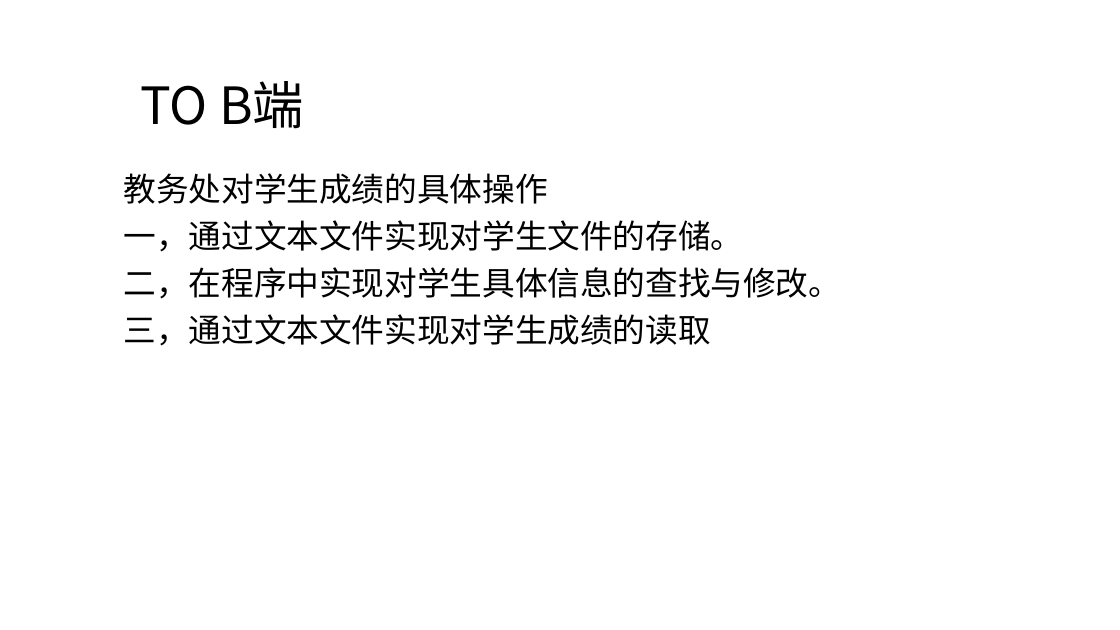
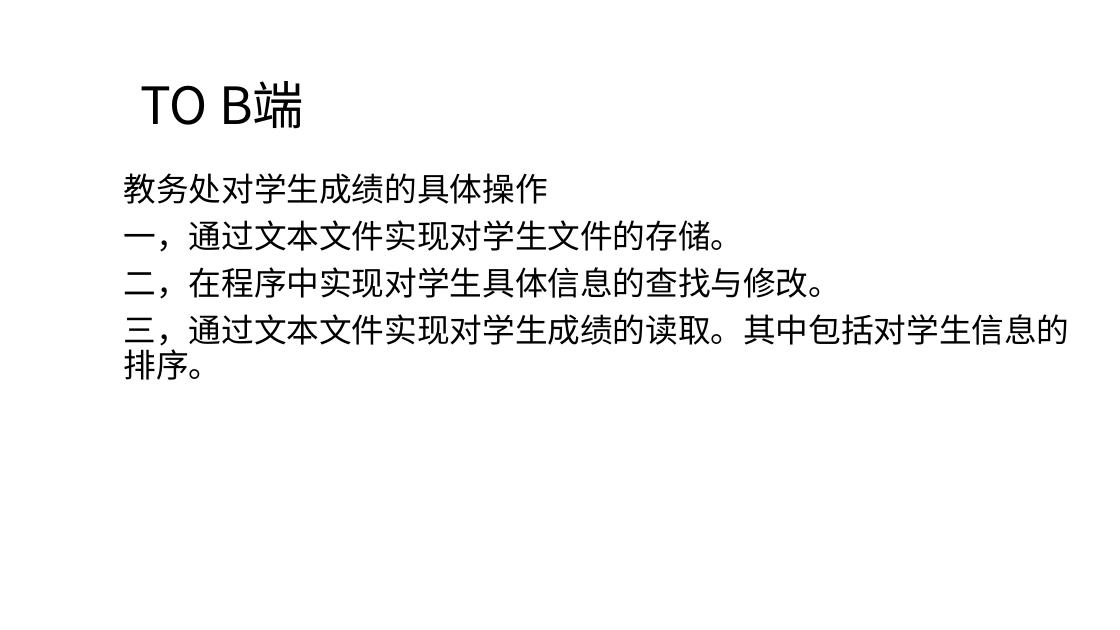
Before and after one commit to moriartyscat/--git, a slide deck: slide 5 of C语言期末作业.pptx (slide 4 before the commit). Drawn at 1120x630 pixels with LibreOffice and Linux fonts; fonts in the diff are those of the drawing; background and template pictures are left out. Boxes give left, top, right and bottom in pixels: in the first picture for what was removed or moved away, otherwise in the second. Text is boxed around its words. In the diff, an @@ line names an element or a change of style, - is before the commit and + after.

```diff
--- a/C语言期末作业.pptx
+++ b/C语言期末作业.pptx
@@ text at [124, 314, 1070, 380]: text changed @@
-三，通过文本文件实现对学生成绩的读取
+三，通过文本文件实现对学生成绩的读取。其中包括对学生信息的排序。
```
Also in this commit, not shown: 2 other slides changed, 4 slides added, 1 slide removed, 1 other file.
